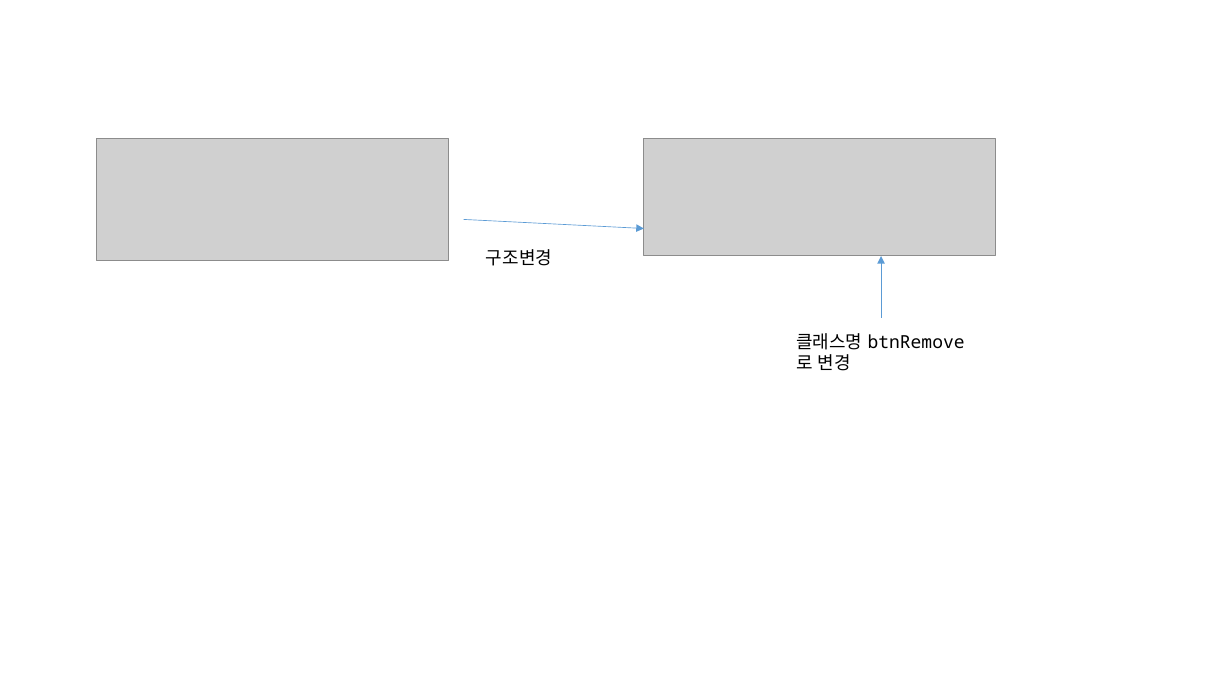
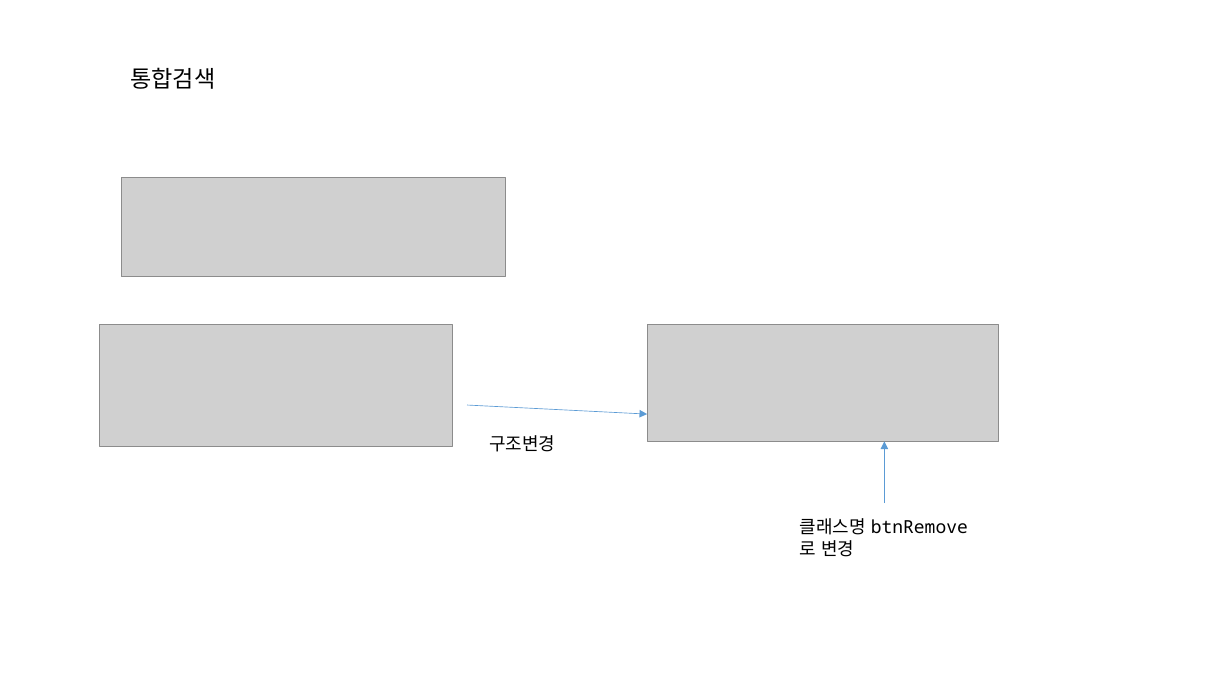
Before and after one commit to jeoungGyy/sejong, a slide deck: slide 5 of ppt/05-12.pptx. Drawn at 1232x693 pixels with LibreOffice and Linux fonts; fonts in the diff are those of the drawing; grey boxes stand for pictures. Boxes give left, top, right and bottom in pixels: in the first picture for what was removed or moved away, otherwise in the second. Text is boxed around its words. In the diff, an @@ line names an element or a change of style, - is before the commit and + after.

Commit message:
ppt 수정

```diff
--- a/ppt/05-12.pptx
+++ b/ppt/05-12.pptx
@@ text added at (130, 67, 215, 89), 18 pt, text #000000 @@
+통합검색
@@ picture added at (121, 177, 506, 276) @@
@@ 2 pictures, 2 texts, 1 arrow: place and size @@
-2 pictures, 2 texts, 1 arrow at (96, 139, 995, 371)
+2 pictures, 2 texts, 1 arrow at (100, 324, 998, 557)
@@ arrow moved from (882, 318) - (882, 256) to (884, 504) - (884, 442) @@
```
